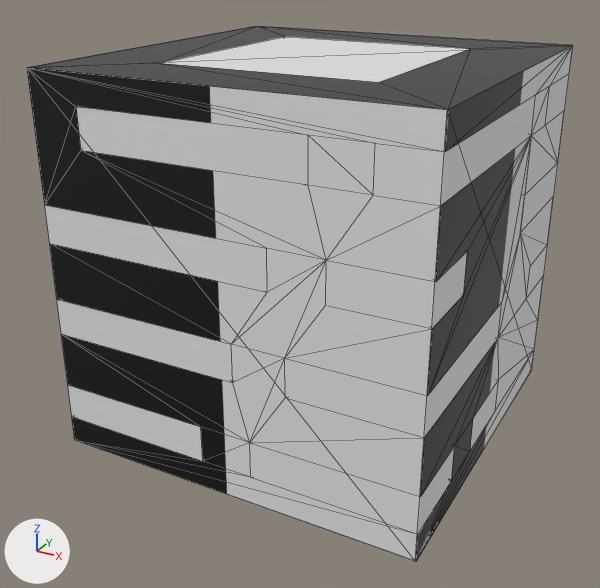
The glTF model client/source/meshes/barracks.glb, before and after one commit.
Before and after are seen from a 50 mm camera at (0.978, -1.901, 0.788) aimed at (-0.026, -0.076, -0.124). Arrows for +X, +Y and +Z are at lower left; the lights stay in place. The picture after the commit comes second. Mesh edges are drawn as thin lines. Where no turn or scale is listed for an object, it has been applied to the vertices.

In view in the first picture: 'outer', 'wrap'.
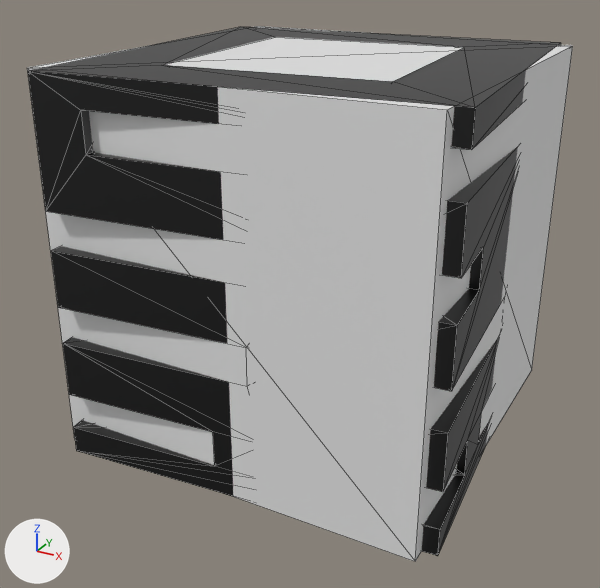
Changed parts and their boxes [x1, y1, x2, y2] in the pictures (600 x 588 px):
'outer', turned: before [27, 26, 572, 561]; after [28, 27, 561, 556]

The change, as a diff of the scene's bpy script:
```diff
--- a/client/source/meshes/barracks.glb.py
+++ b/client/source/meshes/barracks.glb.py
@@ ob_outer @@
 ob_outer.location = (0.0, 0.0, 0.000467)
-ob_outer.rotation_euler = (0.0, 0.0, 0.00304)  # degrees (0, 0, 0.2)
+ob_outer.rotation_euler = (0.0, 0.0, 0.0785)  # degrees (0, 0, 4.5)
```
